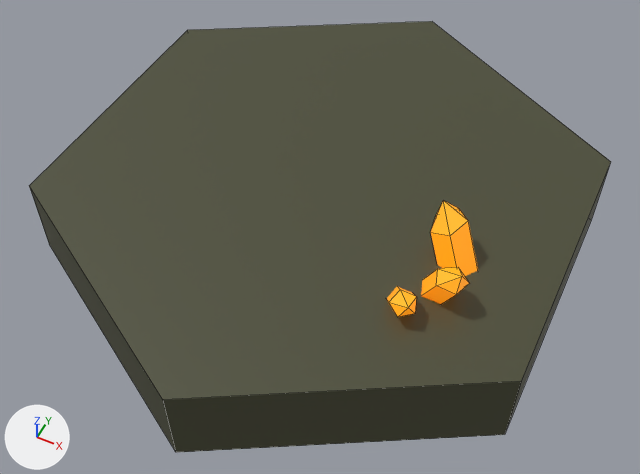
Renders of the FBX model DarkestGym/Assets/Resources/Models/BuildModels/GroundUnit(4).fbx from each side of a commit.
Both versions are drawn from a 50 mm lens placed at (0.97, -1.969, 2.278), pointed at (0.049, -0.128, -0.024). Arrows for +X, +Y and +Z are at lower left; the lights stay in place. Mesh edges are drawn as thin lines.

Script lines for the objects in view, before the commit:
```python
me_cylinder = bpy.data.meshes.new('Cylinder')
me_cylinder.from_pydata(...)  # 45 vertices, 37 faces; spans x -0.87..0.87, y -1.0..1.0, z -0.15..0.32
# faces by material slot: [7, 30]
me_cylinder.materials.append(mat_ground)  # dark yellow #4a4b35
me_cylinder.materials.append(mat_crystals3)  # orange #e7a41d
ob_groundunit1_3 = bpy.data.objects.new('GroundUnit1.3', me_cylinder)
ob_groundunit1_3.location = (0.0, 0.0, 0.0)
```
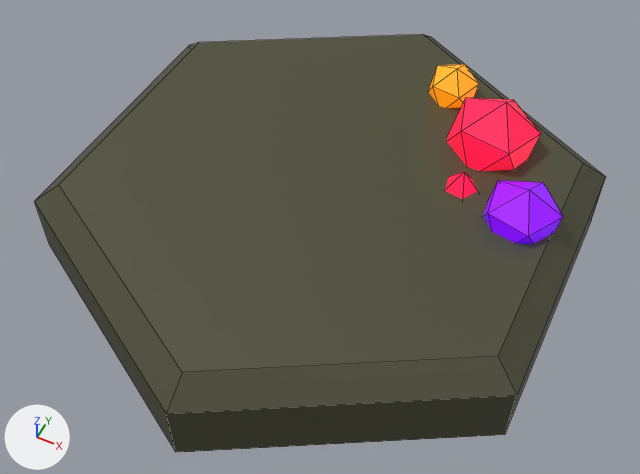
Patch to the scene script:
```diff
--- a/DarkestGym/Assets/Resources/Models/BuildModels/GroundUnit(4).fbx.py
+++ b/DarkestGym/Assets/Resources/Models/BuildModels/GroundUnit(4).fbx.py
@@ mat_crystals2 @@
+mat_crystals2 = principled_material('crystals2')
+mat_crystals2.base_color = (0.427, 0.0, 0.8)  # purple #af00e7
+mat_crystals2.roughness = 0.41
+mat_crystals2.emission_color = (0.0286, 0.0, 1.0)  # blue #2f00ff
+mat_crystals2.emission_strength = 0.5
@@ mat_crystals @@
+mat_crystals = principled_material('crystals')
+mat_crystals.base_color = (0.8, 0.00108, 0.0943)  # pink #e70457
+mat_crystals.roughness = 0.41
+mat_crystals.emission_color = (1.0, 0.0121, 0.0257)  # red #ff1d2c
+mat_crystals.emission_strength = 0.7
@@ me_cylinder @@
 # used by ob_groundunit1_3; location = (0.0, 0.0, 0.0)
-me_cylinder.from_pydata(...)  # 45 vertices, 37 faces; spans x -0.87..0.87, y -1.0..1.0, z -0.15..0.32
+me_cylinder.from_pydata(...)  # 57 vertices, 63 faces; spans x -0.87..0.87, y -1.0..1.0, z -0.15..0.34
+# me_cylinder part 1: the loose piece of 11 vertices spanning x 0.44..0.62, y -0.24..-0.07, z 0.1..0.32 is deleted
+# me_cylinder part 2: the loose piece of 11 vertices spanning x 0.47..0.63, y -0.37..-0.24, z 0.12..0.31 is deleted
+# me_cylinder part 3: the loose piece of 11 vertices spanning x 0.4..0.52, y -0.49..-0.33, z 0.11..0.25 is deleted
+# me_cylinder part 4
+# 6 vertices are removed from x -0.87..0.87, y -1.0..1.0, z 0.15
+# 7 faces are deleted
+# 45 vertices are added at x -0.78..0.8, y -0.9..0.9, z 0.07..0.34
+# 6 new vertices lie (0.0, 0.0, 0.23) away from vertices in x -0.87..0.87, y -1.0..1.0, z -0.15
+# 13 new faces join them, mat_ground (dark yellow #4a4b35)
+# 20 new faces join them, mat_crystals (pink #e70457)
+# 15 new faces join them, mat_crystals3 (orange #e7a41d)
+# 15 new faces join them, mat_crystals2 (purple #af00e7)
 me_cylinder.materials.append(mat_ground)
 me_cylinder.materials.append(mat_crystals3)
+me_cylinder.materials.append(mat_crystals)  # pink #e70457
+me_cylinder.materials.append(mat_crystals2)  # purple #af00e7
```

Location of each change, (x1, y1, x2, y2) in pixels of the pictures (640 x 474 px):
'GroundUnit1.3', reshaped: before (29, 21, 611, 452); after (34, 34, 606, 452)
part 1 of me_cylinder, deleted (orange): before (430, 201, 478, 276)
part 2 of me_cylinder, deleted (orange): before (421, 267, 469, 304)
part 3 of me_cylinder, deleted (orange): before (387, 286, 416, 317)
part 4 of me_cylinder, built on: before (29, 21, 611, 444); after (34, 34, 606, 444)
